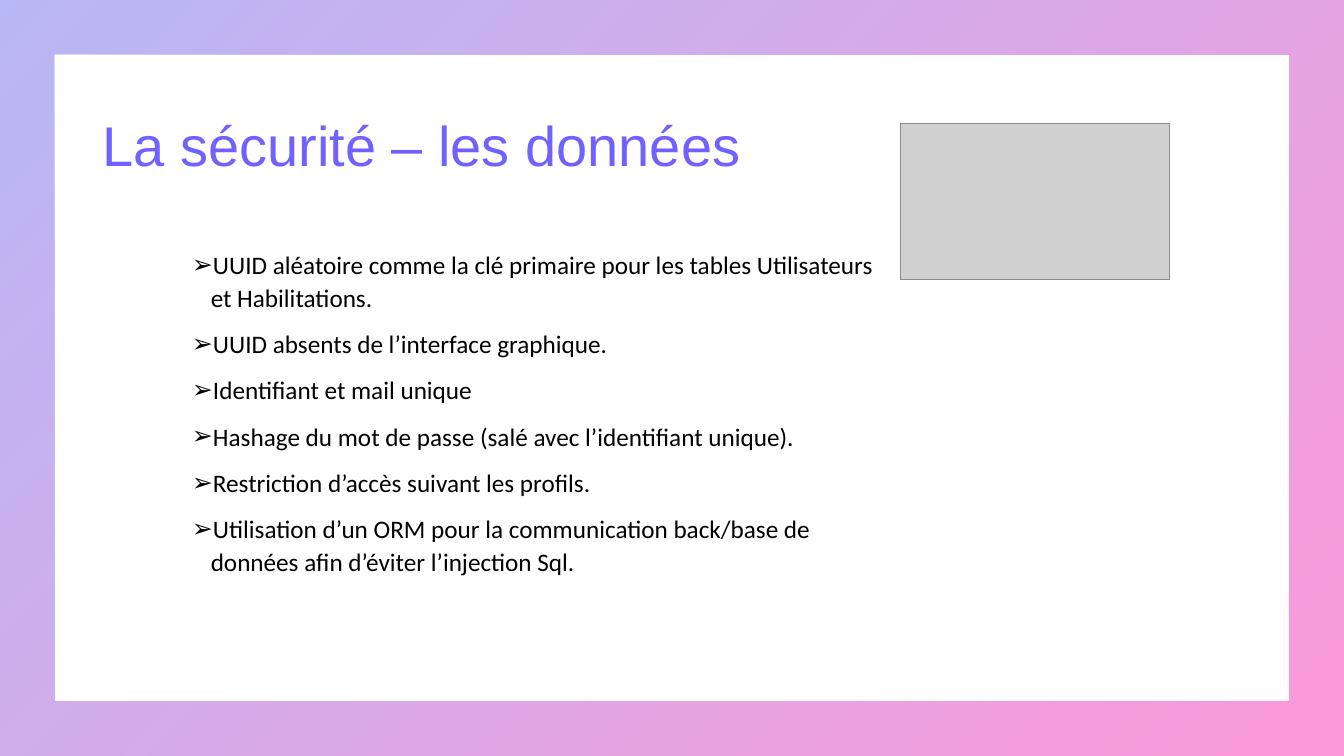
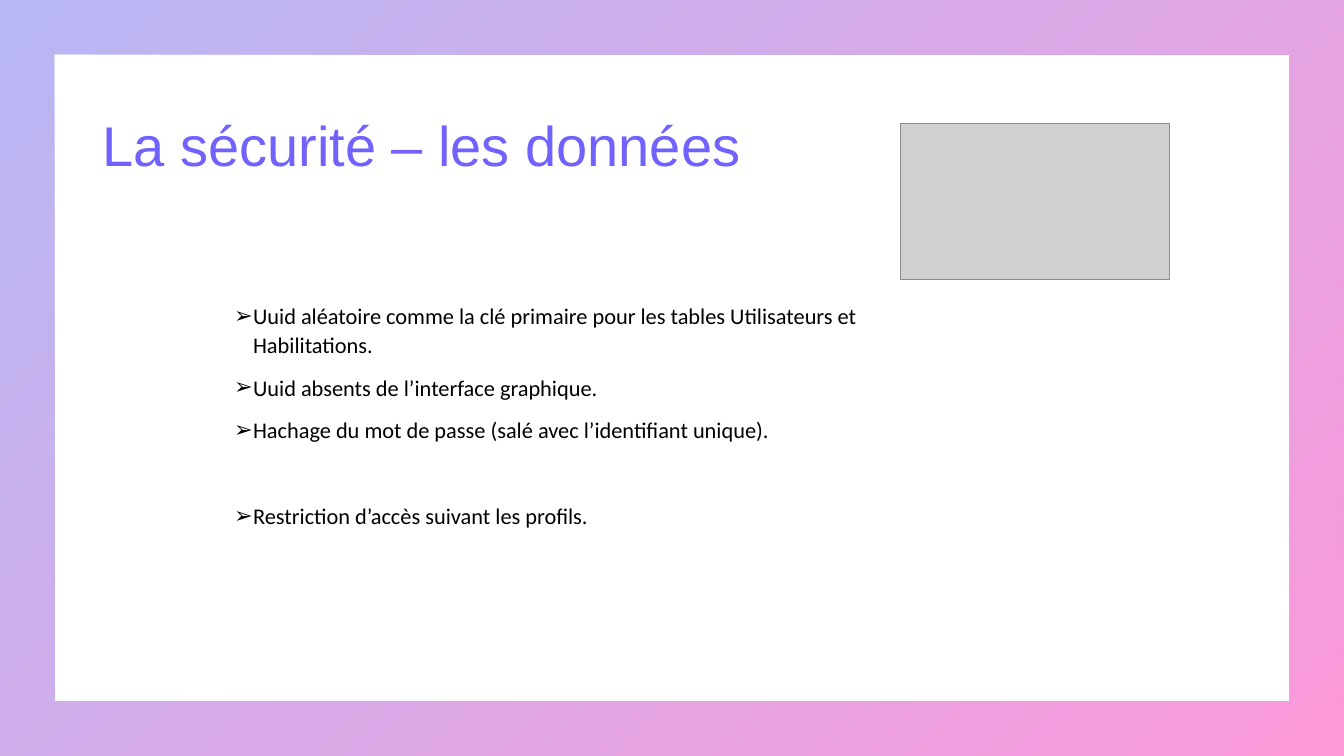
Before and after one commit to mapette/sos_immo_backend, a slide deck: slide 16 of doc/présentation V2.pptx (slide 14 before the commit). Drawn at 1344x756 pixels with LibreOffice and Linux fonts; fonts in the diff are those of the drawing; grey boxes stand for pictures. Boxes give left, top, right and bottom in pixels: in the first picture for what was removed or moved away, otherwise in the second. Text is boxed around its words. In the diff, an @@ line names an element or a change of style, - is before the commit and + after.

```diff
--- a/doc/présentation V2.pptx
+++ b/doc/présentation V2.pptx
@@ text "Uuid aléatoire comme la clé ...": place and size @@
-text "Uuid aléatoire comme la clé ..." at box(211, 256, 873, 576)
+text "Uuid aléatoire comme la clé ..." at box(253, 308, 856, 528)
@@ text at box(253, 308, 856, 442): text changed; size 18 to 16 pt @@
-  ➢ UUID aléatoire comme la clé primaire pour les tables Utilisateurs et Habilitations.
-  ➢ UUID absents de l’interface graphique.
-  ➢ Identifiant et mail unique
-  ➢ Hashage du mot de passe (salé avec l’identifiant unique).
+  ➢ Uuid aléatoire comme la clé primaire pour les tables Utilisateurs et Habilitations.
+  ➢ Uuid absents de l’interface graphique.
+  ➢ Hachage du mot de passe (salé avec l’identifiant unique).
@@ text at box(253, 508, 587, 528): size 18 to 16 pt in "Restriction d’accès suivant les profils." @@
@@ text at box(211, 520, 810, 576): paragraph removed @@
-  ➢ Utilisation d’un ORM pour la communication back/base de données afin d’éviter l’injection Sql.
```
Also in this commit, not shown: 12 other slides changed, 3 slides added, 2 slides removed, 8 other files.
